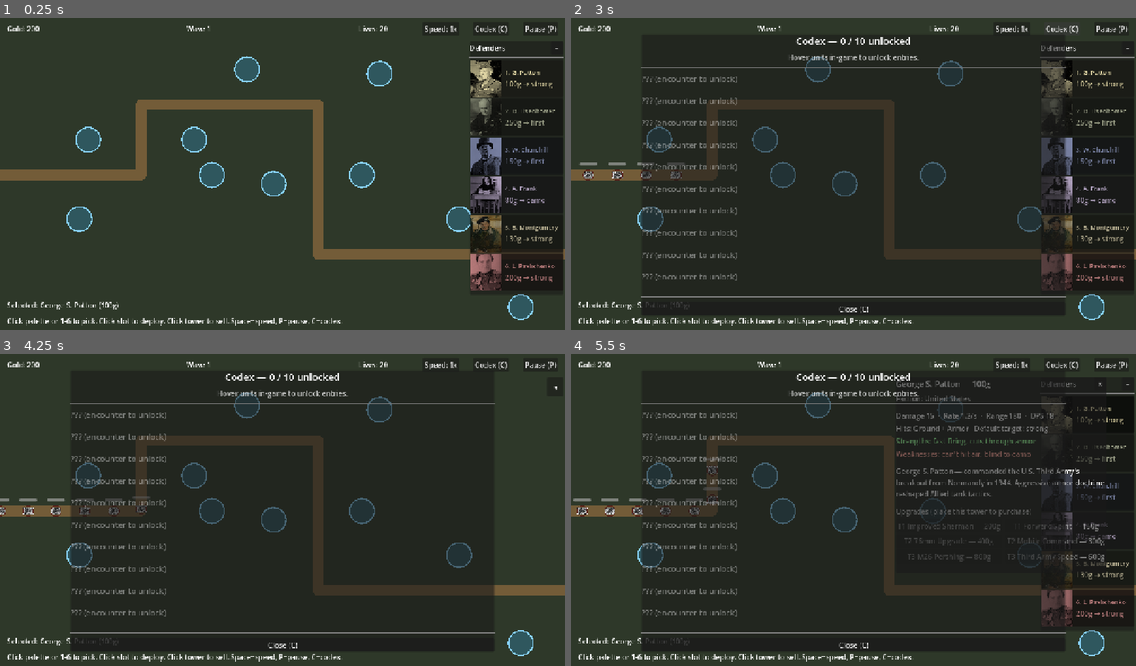
Above: before the commit, frames 1-4 (two rows, left to right).
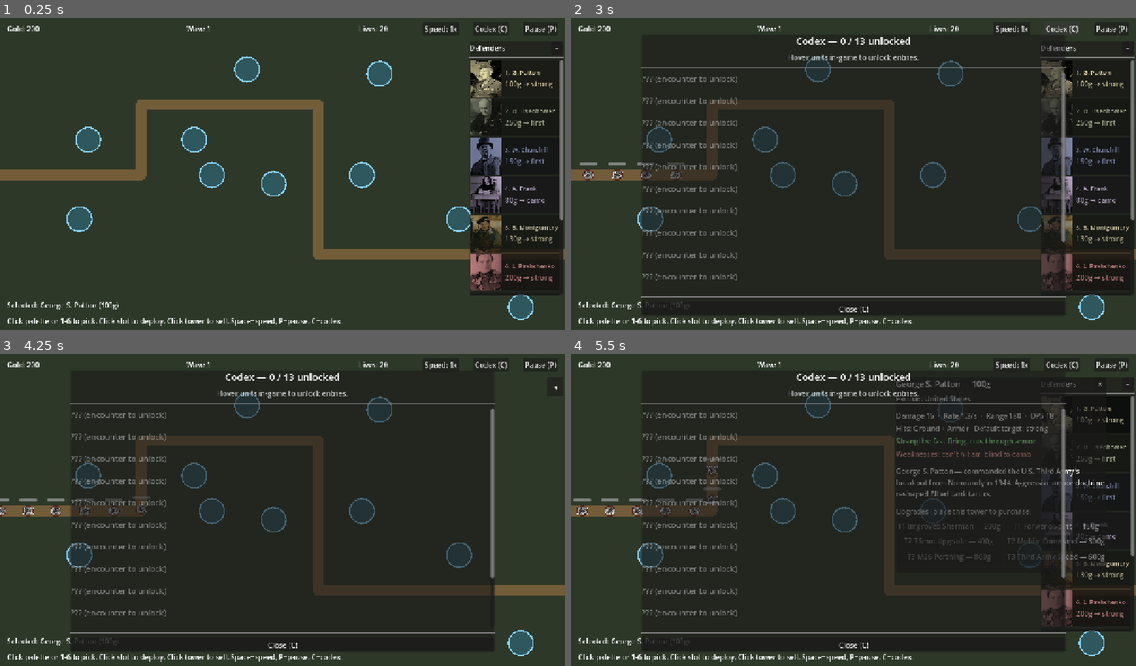
Above: after the commit, the same moments.

Repository: Josh-Buck/wwii-td
Game: Godot game, scene res://scenes/main/Main.tscn
Same seed, same stepped clock (60 frames per second), same inputs: the game is played once before the commit and once after it.
Inputs (mouse positions are in pixels of both pictures, inside the frame that each line leads up to):
- Up to frame 1 (0.25 s): no input
- Up to frame 2 (3 s): click "Speed: 1x" at 0.5 s; click "Speed: 2x" at 1.25 s; click "Speed: 4x" at 2 s; click "Codex (C)" at 2.75 s
- Up to frame 3 (4.25 s): click "−" at 3.5 s
- Up to frame 4 (5.5 s): click "◂" at 4.25 s; click (1085, 413) at 5.02 s

The runs differ from the first frame. In frame 1, 0.4% of the frame differs, in the area x 91-100%, y 13-89%; in frame 2, 0.9%; in frame 3, 0.5%; in frame 4, 0.9%, in the area x 51-100%, y 6-89%.

Commit message:
M2 E: FDR (eco), Bletchley (wave preview), 101st Airborne (squad AoE)

Diff:
--- /dev/null
+++ b/data/codex/airborne_101.tres
@@ -0,0 +1,14 @@
+[gd_resource type="Resource" script_class="CodexEntry" load_steps=2 format=3]
+
+[ext_resource type="Script" path="res://scripts/resources/codex_entry.gd" id="1"]
+
+[resource]
+script = ExtResource("1")
+id = &"airborne_101"
+title = "101st Airborne Division — \"Screaming Eagles\""
+body = "Activated 16 August 1942 at Camp Claiborne, Louisiana. The 101st was one of two American airborne divisions to drop into Normandy on the night of 5/6 June 1944, securing the western flank of the Utah Beach landings under heavy fire and scattered drops. The division jumped again into the Netherlands as part of Operation Market Garden in September 1944.
+
+In December 1944, during the Battle of the Bulge, the 101st was rushed into the road junction town of Bastogne and surrounded by elements of the German Fifth Panzer Army. Acting commander Brigadier General Anthony McAuliffe famously replied to a German surrender demand with a single word: \"NUTS!\" The division held the perimeter for eight days against repeated armored assaults until the relief by elements of Patton's Third Army on 26 December.
+
+Total Bastogne casualties: approximately 1,000 killed, 4,500 wounded, 1,000 missing or captured. The 101st was the first U.S. division to receive a Distinguished Unit Citation."
+sources = "Sources: U.S. Army Center of Military History, Bastogne: The First Eight Days (S.L.A. Marshall, 1946), Eisenhower Presidential Library, 101st Airborne Division Association."
--- /dev/null
+++ b/data/codex/bletchley.tres
@@ -0,0 +1,16 @@
+[gd_resource type="Resource" script_class="CodexEntry" load_steps=2 format=3]
+
+[ext_resource type="Script" path="res://scripts/resources/codex_entry.gd" id="1"]
+
+[resource]
+script = ExtResource("1")
+id = &"bletchley"
+title = "Bletchley Park (1939-1945)"
+body = "An estate in Buckinghamshire that housed the Government Code and Cypher School (GC&CS), the principal Allied codebreaking effort of the Second World War. At peak, around 9,000 staff worked at Bletchley, three-quarters of them women.
+
+Mathematician Alan Turing — recruited in September 1939 — extended pre-war Polish work on the Enigma cipher to develop the bombe, an electromechanical device that mechanized the search for daily Enigma settings. By 1942, Bletchley was reading large volumes of German naval, army, and air-force traffic in near-real-time. Decryptions, codenamed \"Ultra,\" guided convoy routing in the Battle of the Atlantic, the North African campaign, and the D-Day deception.
+
+Mathematician Tommy Flowers built Colossus (1943-1945), the world's first programmable electronic digital computer, to break the German Lorenz cipher used for Hitler's strategic communications.
+
+Ultra's existence remained classified until 1974. Historian Harry Hinsley estimated Bletchley shortened the war in Europe by two to four years. Turing was prosecuted in 1952 under the same laws that criminalized homosexuality, sentenced to chemical castration, and died by suicide on 7 June 1954. He received a posthumous royal pardon in 2013."
+sources = "Sources: Bletchley Park Trust archives, GCHQ Historical Documents, The Hut Six Story (Gordon Welchman, 1982), Alan Turing: The Enigma (Andrew Hodges, 1983)."
--- /dev/null
+++ b/data/codex/fdr.tres
@@ -0,0 +1,14 @@
+[gd_resource type="Resource" script_class="CodexEntry" load_steps=2 format=3]
+
+[ext_resource type="Script" path="res://scripts/resources/codex_entry.gd" id="1"]
+
+[resource]
+script = ExtResource("1")
+id = &"fdr"
+title = "Franklin D. Roosevelt (1882-1945)"
+body = "Born in Hyde Park, New York. Educated at Harvard and Columbia Law. Assistant Secretary of the Navy under Wilson, then Governor of New York from 1929. Contracted polio in 1921 and spent the rest of his life paralyzed from the waist down — a fact largely concealed from the public.
+
+Elected to four presidential terms (1933-1945) — the only U.S. president to serve more than two. The first two terms were dominated by the Great Depression and the New Deal, a sweeping restructuring of the U.S. economy that included Social Security, the FDIC, the SEC, and the Tennessee Valley Authority.
+
+Pre-war, his administration shifted from neutrality to active support of the Allies through the 1941 Lend-Lease Act, which supplied roughly $50 billion (over $700 billion in 2025 dollars) of equipment, food, and fuel to the U.K., U.S.S.R., China, and other allies before and during U.S. participation. After Pearl Harbor (December 1941) he led the U.S. through the war as commander-in-chief, working closely with Churchill and Stalin in the Tehran (1943) and Yalta (1945) conferences. He died of a cerebral hemorrhage on 12 April 1945, weeks before V-E Day."
+sources = "Sources: FDR Presidential Library and Museum, Library of Congress, The Defining Moment (Jonathan Alter, 2006), Lend-Lease Act records (NARA)."
--- /dev/null
+++ b/data/towers/airborne_101.tres
@@ -0,0 +1,21 @@
+[gd_resource type="Resource" script_class="TowerStats" load_steps=2 format=3]
+
+[ext_resource type="Script" path="res://scripts/resources/tower_stats.gd" id="1"]
+
+[resource]
+script = ExtResource("1")
+id = &"airborne_101"
+display_name = "101st Airborne (Bastogne)"
+faction = &"us"
+color = Color(0.30, 0.42, 0.30, 1)
+cost = 180
+damage = 30.0
+fire_rate = 0.6
+range_px = 160.0
+aoe_radius = 50.0
+can_hit = 5
+default_targeting = &"first"
+adjacency_buffs = Array[StringName]([&"us"])
+adjacency_consumes = Array[StringName]([&"us"])
+tooltip_lore = "\"Screaming Eagles\" — paratroopers who jumped into Normandy on D-Day. Squad volley: AoE damage representing the unit's combined fire."
+codex_id = &"airborne_101"
--- /dev/null
+++ b/data/towers/bletchley.tres
@@ -0,0 +1,21 @@
+[gd_resource type="Resource" script_class="TowerStats" load_steps=2 format=3]
+
+[ext_resource type="Script" path="res://scripts/resources/tower_stats.gd" id="1"]
+
+[resource]
+script = ExtResource("1")
+id = &"bletchley"
+display_name = "Bletchley Park (Turing)"
+faction = &"uk"
+color = Color(0.42, 0.36, 0.55, 1)
+cost = 200
+damage = 0.0
+fire_rate = 0.0
+range_px = 100.0
+can_hit = 0
+default_targeting = &"first"
+adjacency_buffs = Array[StringName]([&"uk"])
+adjacency_consumes = Array[StringName]([&"uk"])
+provides_wave_preview = true
+tooltip_lore = "Britain's codebreaking centre, led by Alan Turing's team. Cracked Enigma; estimated to have shortened the war 2-4 years. Reveals next wave's enemy composition."
+codex_id = &"bletchley"
--- /dev/null
+++ b/data/towers/fdr.tres
@@ -0,0 +1,21 @@
+[gd_resource type="Resource" script_class="TowerStats" load_steps=2 format=3]
+
+[ext_resource type="Script" path="res://scripts/resources/tower_stats.gd" id="1"]
+
+[resource]
+script = ExtResource("1")
+id = &"fdr"
+display_name = "Franklin D. Roosevelt"
+faction = &"us"
+color = Color(0.32, 0.42, 0.58, 1)
+cost = 150
+damage = 0.0
+fire_rate = 0.0
+range_px = 100.0
+can_hit = 0
+default_targeting = &"first"
+adjacency_buffs = Array[StringName]([&"us"])
+adjacency_consumes = Array[StringName]([&"us"])
+gold_per_sec = 1.0
+tooltip_lore = "32nd U.S. President. Lend-Lease shipped war materiel to UK / USSR before American entry. Generates +1 gold per second while present."
+codex_id = &"fdr"
--- a/scenes/map/Map.gd
+++ b/scenes/map/Map.gd
@@ -35,6 +35,9 @@
 			load("res://data/towers/anne_frank.tres"),
 			load("res://data/towers/montgomery.tres"),
 			load("res://data/towers/pavlichenko.tres"),
+			load("res://data/towers/fdr.tres"),
+			load("res://data/towers/bletchley.tres"),
+			load("res://data/towers/airborne_101.tres"),
 		]
 	if enemy_set.is_empty():
 		enemy_set = {
--- a/scenes/map/maps/m0_field.tscn
+++ b/scenes/map/maps/m0_field.tscn
@@ -16,6 +16,9 @@
 [ext_resource type="Resource" path="res://data/towers/montgomery.tres" id="14_monty"]
 [ext_resource type="Resource" path="res://data/towers/pavlichenko.tres" id="15_pavli"]
 [ext_resource type="Resource" path="res://data/enemies/rommel.tres" id="16_rommel"]
+[ext_resource type="Resource" path="res://data/towers/fdr.tres" id="17_fdr"]
+[ext_resource type="Resource" path="res://data/towers/bletchley.tres" id="18_bletchley"]
+[ext_resource type="Resource" path="res://data/towers/airborne_101.tres" id="19_airborne"]
 
 [sub_resource type="Curve2D" id="curve"]
 _data = {
@@ -28,7 +31,7 @@
 
 [node name="M0Field" type="Node2D"]
 script = ExtResource("1_map")
-available_towers = [ExtResource("7_patton"), ExtResource("9_eisen"), ExtResource("10_church"), ExtResource("11_frank"), ExtResource("14_monty"), ExtResource("15_pavli")]
+available_towers = [ExtResource("7_patton"), ExtResource("9_eisen"), ExtResource("10_church"), ExtResource("11_frank"), ExtResource("14_monty"), ExtResource("15_pavli"), ExtResource("17_fdr"), ExtResource("18_bletchley"), ExtResource("19_airborne")]
 enemy_set = {
 &"wehrmacht_infantry": ExtResource("8_wm"),
 &"panzer_iii": ExtResource("12_panzer"),
--- a/scenes/towers/Tower.gd
+++ b/scenes/towers/Tower.gd
@@ -18,6 +18,8 @@
 var upgrade_a_tier: int = 0  ## branch A tiers purchased (0..3)
 var upgrade_b_tier: int = 0  ## branch B tiers purchased (0..3)
 var total_invested: int = 0  ## base cost + all upgrade costs (for sell refund)
+var _eco_timer: Timer = null
+var _gold_accumulator: float = 0.0
 
 const _PROJECTILE_SCENE: PackedScene = preload("res://scenes/projectiles/Projectile.tscn")
 
@@ -37,6 +39,17 @@
 	add_to_group("towers")
 	if stats.default_targeting != &"":
 		targeting_mode = stats.default_targeting
+	if stats.provides_wave_preview:
+		add_to_group("wave_preview_providers")
+		EventBus.tower_placed.emit(self)  ## ensure HUD refresh on first add
+	if stats.gold_per_sec > 0.0:
+		_eco_timer = Timer.new()
+		_eco_timer.process_mode = Node.PROCESS_MODE_PAUSABLE
+		_eco_timer.wait_time = 1.0
+		_eco_timer.one_shot = false
+		_eco_timer.timeout.connect(_on_eco_tick)
+		add_child(_eco_timer)
+		_eco_timer.start()
 	# Always assign a fresh shape per tower so range tweaks don't leak
 	# across instances via a shared scene-level sub_resource.
 	if range_collision:
@@ -89,8 +102,19 @@
 	# Leave the towers group BEFORE emitting tower_sold so adjacency
 	# recompute on the remaining towers doesn't see this one.
 	remove_from_group("towers")
+	if is_in_group("wave_preview_providers"):
+		remove_from_group("wave_preview_providers")
 	EventBus.tower_sold.emit(self, refund)
 	queue_free()
+
+func _on_eco_tick() -> void:
+	if stats == null or stats.gold_per_sec <= 0.0:
+		return
+	_gold_accumulator += stats.gold_per_sec
+	if _gold_accumulator >= 1.0:
+		var add_gold: int = int(_gold_accumulator)
+		GameState.add_gold(add_gold)
+		_gold_accumulator -= add_gold
 
 func _active_upgrade_steps() -> Array:
 	var steps: Array = []
--- a/scenes/ui/HUD.gd
+++ b/scenes/ui/HUD.gd
@@ -29,6 +29,8 @@
 @onready var sidebar_list: VBoxContainer = $TowerSidebar/VBox/ScrollContainer/PaletteList
 @onready var sidebar_collapse_btn: Button = $TowerSidebar/VBox/HeaderRow/CollapseButton
 @onready var sidebar_tab: Button = $TowerSidebarTab
+@onready var wave_preview_panel: PanelContainer = $WavePreviewPanel
+@onready var wave_preview_label: Label = $WavePreviewPanel/Label
 @onready var def_info_panel: PanelContainer = $DefenderInfoPanel
 @onready var def_name: Label = $DefenderInfoPanel/VBox/HeaderRow/NameLabel
 @onready var def_close_btn: Button = $DefenderInfoPanel/VBox/HeaderRow/CloseButton
@@ -68,6 +70,9 @@
 	"res://data/codex/anne_frank.tres",
 	"res://data/codex/montgomery.tres",
 	"res://data/codex/pavlichenko.tres",
+	"res://data/codex/fdr.tres",
+	"res://data/codex/bletchley.tres",
+	"res://data/codex/airborne_101.tres",
 	"res://data/codex/wehrmacht_infantry.tres",
 	"res://data/codex/panzer_iii.tres",
 	"res://data/codex/stuka.tres",
@@ -105,6 +110,11 @@
 	sidebar_collapse_btn.pressed.connect(_toggle_sidebar)
 	sidebar_tab.pressed.connect(_toggle_sidebar)
 	def_close_btn.pressed.connect(_hide_defender_info)
+	wave_preview_panel.visible = false
+	EventBus.tower_placed.connect(_refresh_wave_preview_from_signal)
+	EventBus.tower_sold.connect(_refresh_wave_preview_after_sell)
+	EventBus.wave_started.connect(_refresh_wave_preview_after_wave)
+	EventBus.wave_ended.connect(_refresh_wave_preview_after_wave)
 	shop_panel.visible = false
 	shop_next_btn.pressed.connect(_on_shop_next_pressed)
 	EventBus.shop_opened.connect(_on_shop_opened)
@@ -360,6 +370,29 @@
 	_sidebar_collapsed = not _sidebar_collapsed
 	sidebar.visible = not _sidebar_collapsed
 	sidebar_tab.visible = _sidebar_collapsed
+
+func _refresh_wave_preview_from_signal(_t: Node) -> void:
+	_refresh_wave_preview()
+
+func _refresh_wave_preview_after_sell(_t: Node, _refund: int) -> void:
+	_refresh_wave_preview()
+
+func _refresh_wave_preview_after_wave(_idx: int) -> void:
+	_refresh_wave_preview()
+
+func _refresh_wave_preview() -> void:
+	var providers := get_tree().get_nodes_in_group("wave_preview_providers")
+	if providers.is_empty():
+		wave_preview_panel.visible = false
+		return
+	var wd_nodes := get_tree().get_nodes_in_group("wave_director")
+	if wd_nodes.is_empty():
+		wave_preview_panel.visible = false
+		return
+	var wd: Node = wd_nodes[0]
+	if wd.has_method("get_next_wave_summary"):
+		wave_preview_label.text = "Next wave: %s" % wd.get_next_wave_summary()
+		wave_preview_panel.visible = true
 
 func _short_figure_name(full: String) -> String:
 	var parts := full.split(" ")
--- a/scenes/ui/HUD.tscn
+++ b/scenes/ui/HUD.tscn
@@ -100,6 +100,18 @@
 offset_bottom = 100.0
 text = "◂"
 
+[node name="WavePreviewPanel" type="PanelContainer" parent="."]
+visible = false
+mouse_filter = 2
+offset_left = 16.0
+offset_top = 56.0
+offset_right = 480.0
+offset_bottom = 92.0
+
+[node name="Label" type="Label" parent="WavePreviewPanel"]
+mouse_filter = 2
+text = "Next wave: ?"
+
 [node name="DefenderInfoPanel" type="PanelContainer" parent="."]
 visible = false
 offset_left = 736.0
--- a/scripts/resources/tower_stats.gd
+++ b/scripts/resources/tower_stats.gd
@@ -26,6 +26,10 @@
 @export var aura_radius: float = 0.0  ## > 0 → tower projects an aura buff to all towers in radius
 @export var aura_fire_rate_bonus: float = 0.0  ## additive multiplier (e.g., 0.15 = +15%)
 
+@export_group("Specials")
+@export var gold_per_sec: float = 0.0  ## passive eco generation while alive
+@export var provides_wave_preview: bool = false  ## enables the next-wave HUD panel
+
 @export_group("Lore")
 @export_multiline var tooltip_lore: String = ""
 @export var codex_id: StringName
--- a/scripts/systems/WaveDirector.gd
+++ b/scripts/systems/WaveDirector.gd
@@ -29,9 +29,29 @@
 	return null
 
 func _ready() -> void:
+	add_to_group("wave_director")
 	_load_waves()
 	EventBus.enemy_killed.connect(_on_enemy_killed_for_count)
 	EventBus.enemy_reached_end.connect(_on_enemy_leaked)
+
+func get_next_wave_summary() -> String:
+	var next_idx: int = _current_wave_index + 1
+	if next_idx >= _waves.size():
+		return "(final wave cleared)"
+	var spawns: Array = _waves[next_idx].get("spawns", [])
+	var counts: Dictionary = {}
+	for s in spawns:
+		var enemy_id: String = s.get("enemy", "")
+		var count: int = int(s.get("count", 1))
+		counts[enemy_id] = counts.get(enemy_id, 0) + count
+	var parts: Array[String] = []
+	for enemy_id in counts:
+		parts.append("%dx %s" % [counts[enemy_id], _humanize(enemy_id)])
+	return ", ".join(parts)
+
+func _humanize(enemy_id: String) -> String:
+	var label := enemy_id.replace("_", " ")
+	return label.capitalize()
 
 func _load_waves() -> void:
 	var f := FileAccess.open(waves_json_path, FileAccess.READ)
Not shown: 1 places in scenes/map/maps/m0_field.tscn that only renumber resources
